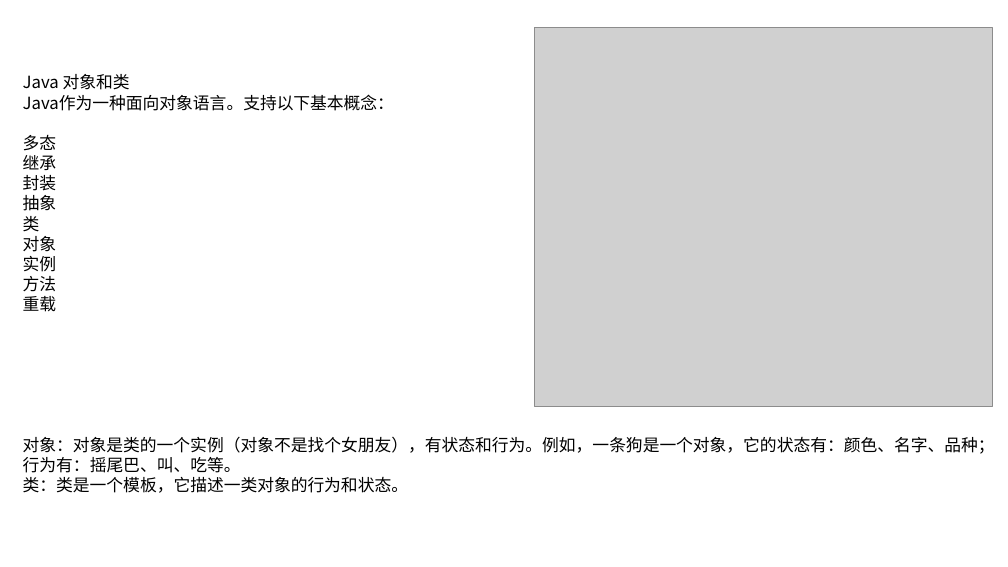
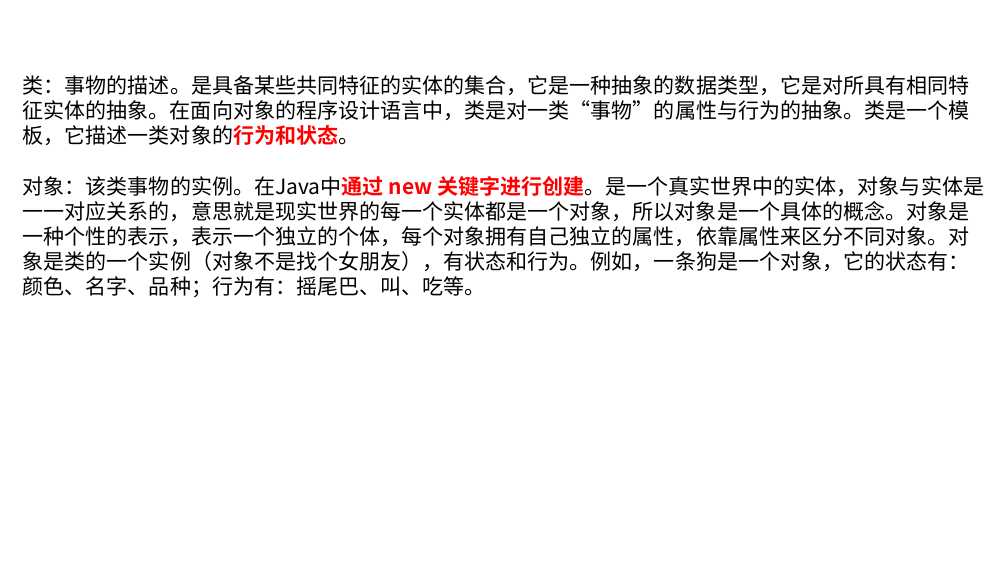
Before and after one commit to linkknown/PPT, a slide deck: slide 7 of 基础PPT/第2章：Java面向对象.pptx (slide 6 before the commit). Drawn at 1008x567 pixels with LibreOffice and Linux fonts; fonts in the diff are those of the drawing; grey boxes stand for pictures; background and template pictures are left out. Boxes give left, top, right and bottom in pixels: in the first picture for what was removed or moved away, otherwise in the second. Text is boxed around its words. In the diff, an @@ line names an element or a change of style, - is before the commit and + after.

```diff
--- a/基础PPT/第2章：Java面向对象.pptx
+++ b/基础PPT/第2章：Java面向对象.pptx
@@ picture removed at [535, 27, 992, 407] @@
@@ text at [23, 75, 984, 297]: text changed; size 16 to 20 pt @@
-Java 对象和类
-Java作为一种面向对象语言。支持以下基本概念：
-多态
-继承
-封装
-抽象
-类
-对象
-实例
-方法
-重载
-对象：对象是类的一个实例（对象不是找个女朋友），有状态和行为。例如，一条狗是一个对象，它的状态有：颜色、名字、品种；行为有：摇尾巴、叫、吃等。
-类：类是一个模板，它描述一类对象的行为和状态。
+类：事物的描述。是具备某些共同特征的实体的集合，它是一种抽象的数据类型，它是对所具有相同特征实体的抽象。在面向对象的程序设计语言中，类是对一类“事物”的属性与行为的抽象。类是一个模板，它描述一类对象的行为和状态。
+对象：该类事物的实例。在Java中通过 new 关键字进行创建。是一个真实世界中的实体，对象与实体是一一对应关系的，意思就是现实世界的每一个实体都是一个对象，所以对象是一个具体的概念。对象是一种个性的表示，表示一个独立的个体，每个对象拥有自己独立的属性，依靠属性来区分不同对象。对象是类的一个实例（对象不是找个女朋友），有状态和行为。例如，一条狗是一个对象，它的状态有：颜色、名字、品种；行为有：摇尾巴、叫、吃等。
```
Also in this commit, not shown: 17 other slides changed, 6 slides added, 1 slide removed, 1 other file.
